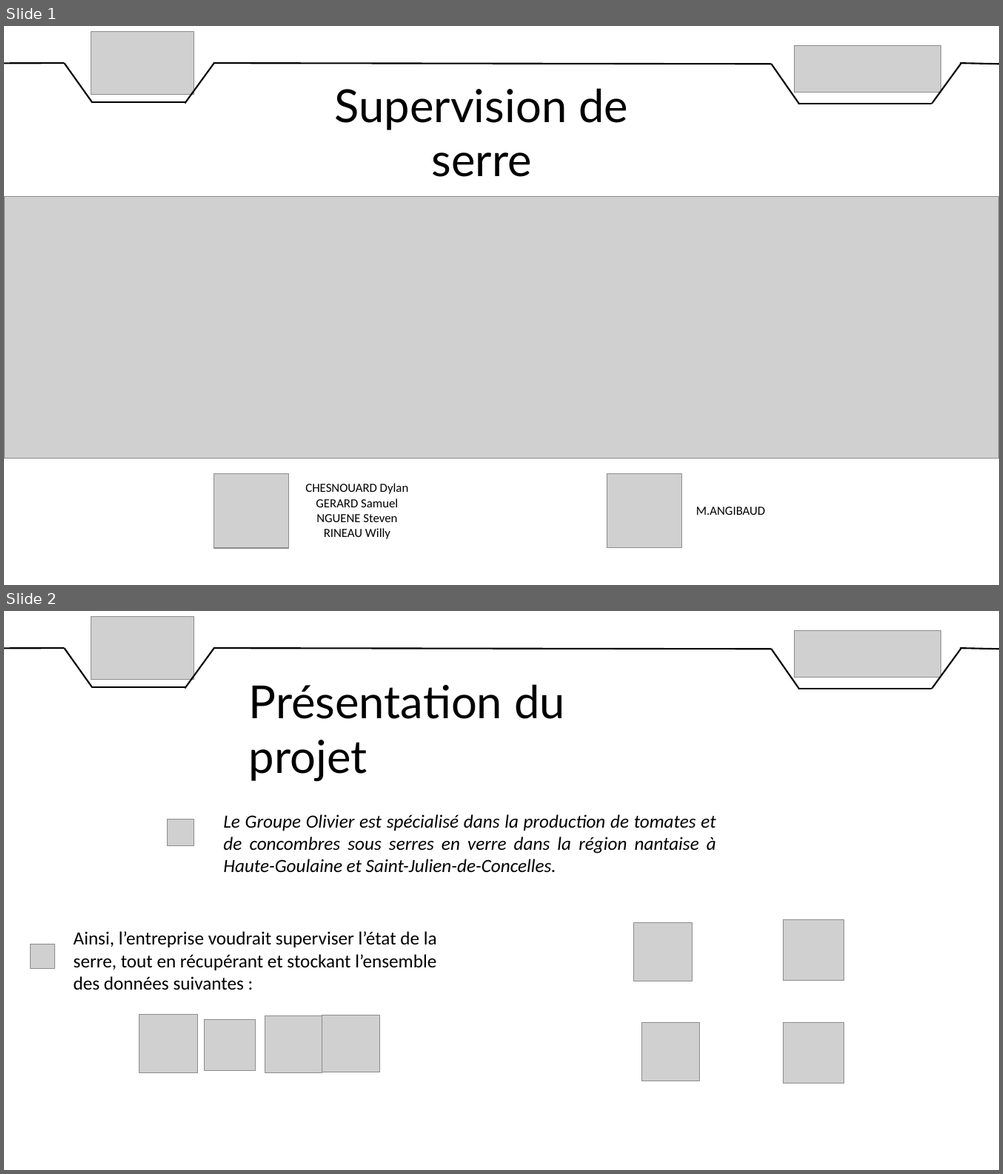
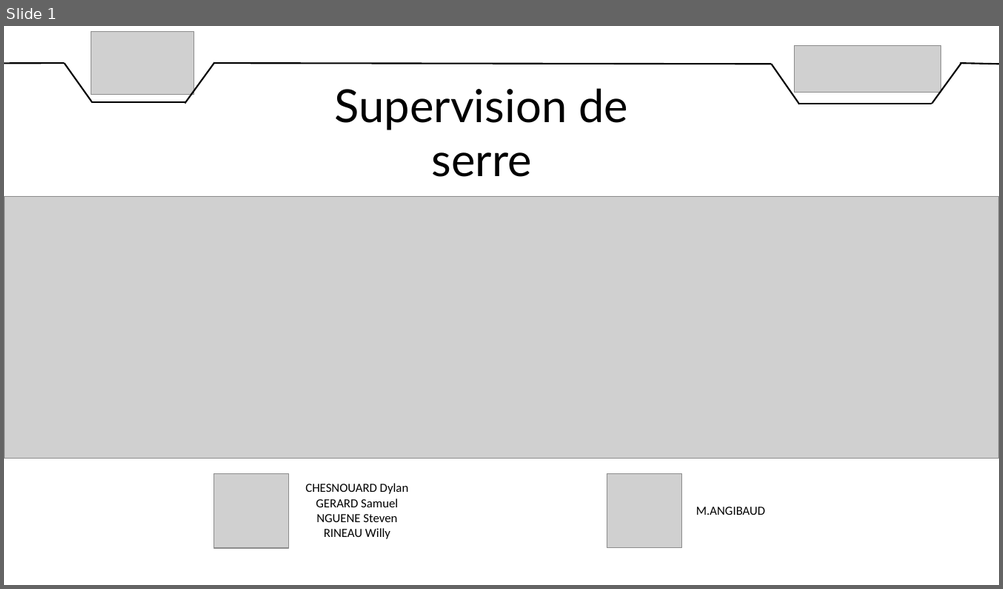
Before and after one commit to DylanChe/SupervisionSerre, a slide deck: oral_projet/revue_2/diaporama_revue_2_steven.pptx. Shown one above the other, each under a label of ours: slides 1 and 2 before the commit, slide 1 after it. The pictures are 1003x1174 and 1003x589 pixels, drawn with LibreOffice and Linux fonts; fonts in the diff are those of the drawing; grey boxes stand for pictures. Boxes give left, top, right and bottom in pixels: in the first picture for what was removed or moved away, otherwise in the second. Text is boxed around its words. In the diff, an @@ line names an element or a change of style, - is before the commit and + after.

```diff
--- a/oral_projet/revue_2/diaporama_revue_2_steven.pptx
+++ b/oral_projet/revue_2/diaporama_revue_2_steven.pptx
@@ slide 2 removed at (4,611,999,1170), background #FFFFFF @@
@@ picture removed at (91,616,194,680) @@
@@ picture removed at (794,630,941,677) @@
@@ line removed from (4, 648) to (65, 648) @@
@@ line removed from (65, 648) to (92, 688) @@
@@ line removed from (214, 647) to (185, 689) @@
@@ line removed from (213, 648) to (771, 649) @@
@@ line removed from (771, 649) to (800, 689) @@
@@ line removed from (962, 647) to (931, 689) @@
@@ line removed from (960, 648) to (999, 649) @@
@@ line removed from (92, 688) to (186, 688) @@
@@ text removed at (249,684,565,781) @@
-Présentation du projet
@@ line removed from (800, 689) to (931, 689) @@
@@ picture removed at (168,819,194,846) @@
@@ text removed at (223,815,716,873) @@
-Le Groupe Olivier est spécialisé dans la production de tomates et de concombres sous serres en verre dans la région nantaise à Haute-Goulaine et Saint-Julien-de-Concelles.
@@ picture removed at (783,920,844,981) @@
@@ text removed at (74,931,437,991) @@
-Ainsi, l’entreprise voudrait superviser l’état de la serre, tout en récupérant et stockant l’ensemble des données suivantes :
@@ picture removed at (634,923,692,981) @@
@@ picture removed at (30,945,55,969) @@
@@ picture removed at (139,1014,197,1073) @@
@@ picture removed at (205,1021,256,1071) @@
@@ picture removed at (265,1016,323,1073) @@
@@ picture removed at (322,1015,379,1073) @@
@@ picture removed at (641,1023,700,1081) @@
@@ picture removed at (783,1023,844,1084) @@
```
Also in this commit, not shown: 1 slide changed, 7 slides added, 10 other slides removed, 2 other files.
